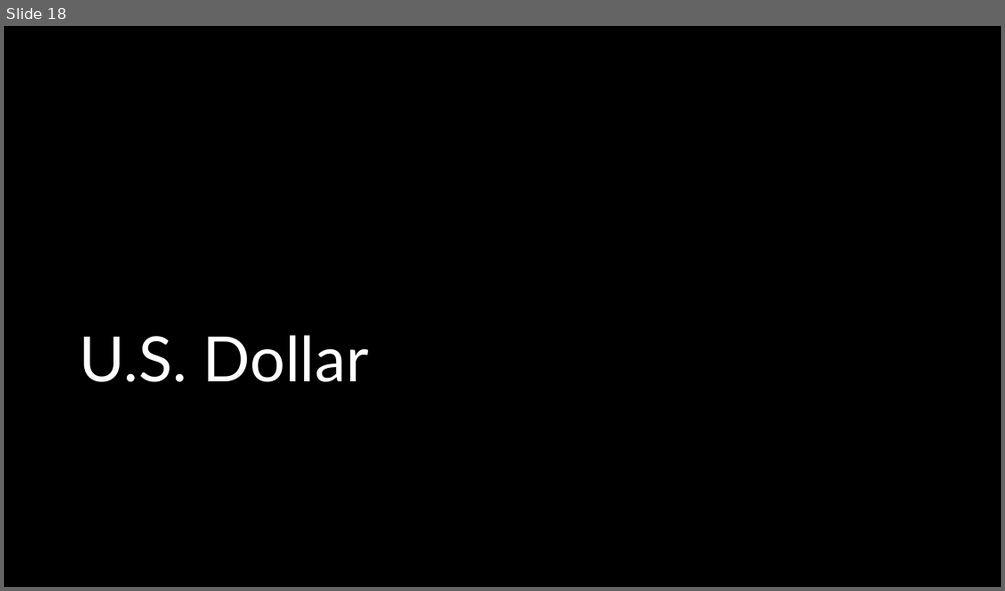
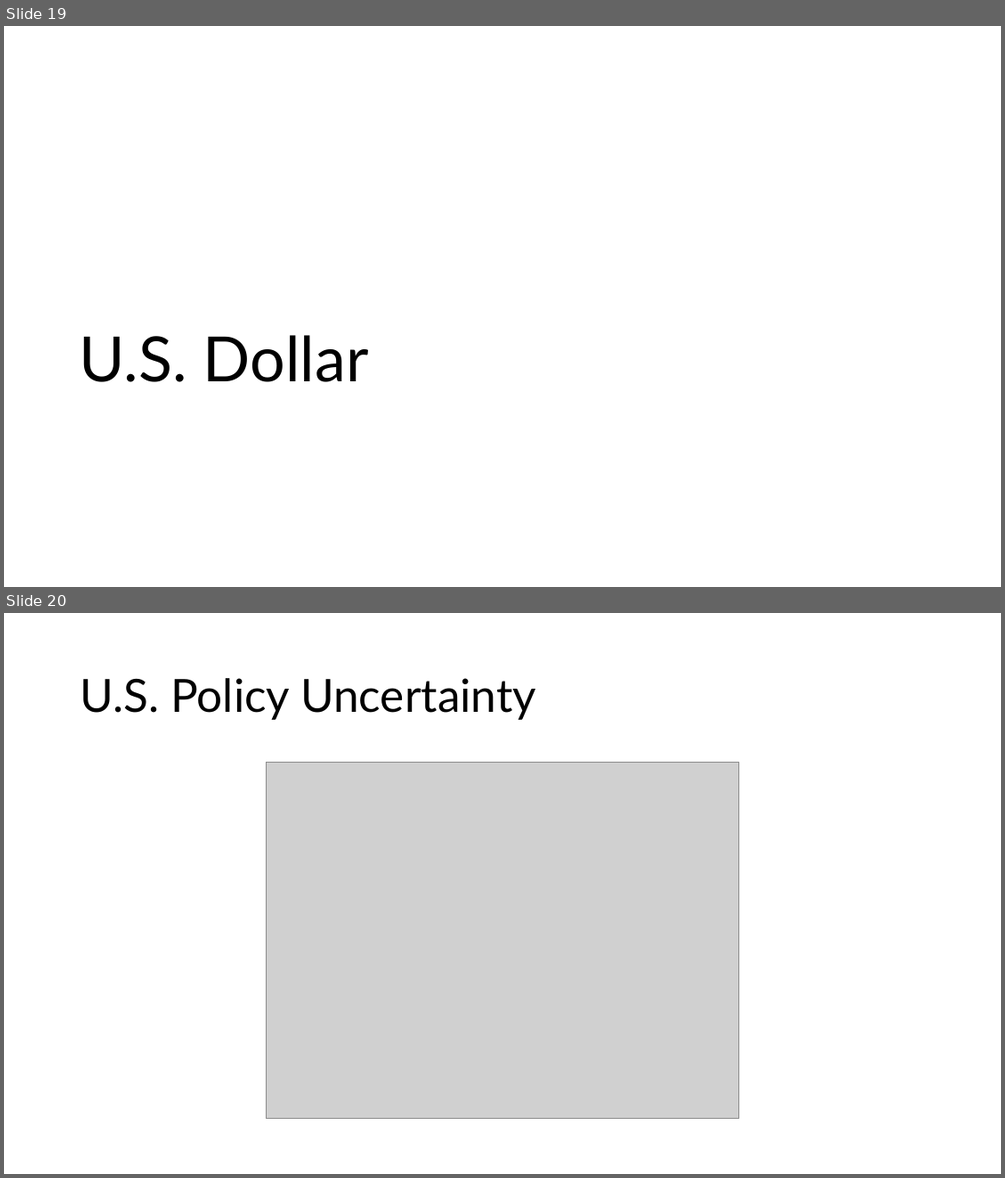
Before and after one commit to mahdi-ghafarian/time-series, a slide deck: borderland/1-cadusd/Presentation/CADUSD.pptx. Shown one above the other, each under a label of ours: slide 18 before the commit, slides 19 and 20 after it. The pictures are 1005x591 and 1005x1178 pixels, drawn with LibreOffice and Linux fonts; fonts in the diff are those of the drawing; grey boxes stand for pictures. Boxes give left, top, right and bottom in pixels: in the first picture for what was removed or moved away, otherwise in the second. Text is boxed around its words. In the diff, an @@ line names an element or a change of style, - is before the commit and + after.

```diff
--- a/borderland/1-cadusd/Presentation/CADUSD.pptx
+++ b/borderland/1-cadusd/Presentation/CADUSD.pptx
@@ slide 20 added at (x1=4, y1=613, x2=1001, y2=1174), background #FFFFFF @@
@@ title added at (x1=80, y1=678, x2=536, y2=720), 44 pt, text #000000 @@
+U.S. Policy Uncertainty
@@ picture added at (x1=266, y1=763, x2=739, y2=1119) @@
@@ what was slide 18 is now slide 19 @@
@@ slide 19 changed as well @@
@@ background #000000 to #FFFFFF @@
@@ title "U.S. Dollar" at (x1=80, y1=335, x2=369, y2=382): text colour #FFFFFF to #000000 @@
```
Also in this commit, not shown: 24 other slides changed, 3 other slides added, 2 other files.
